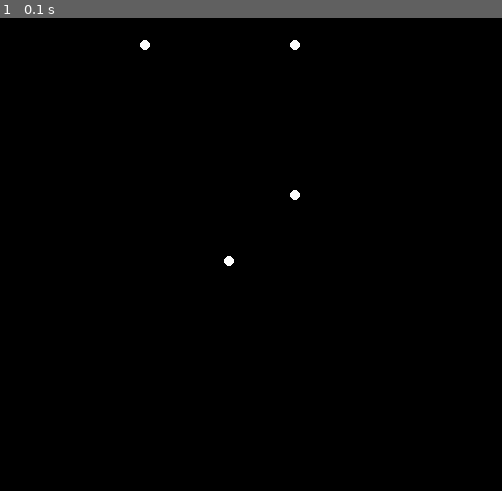
Above: before the commit, frame 1.
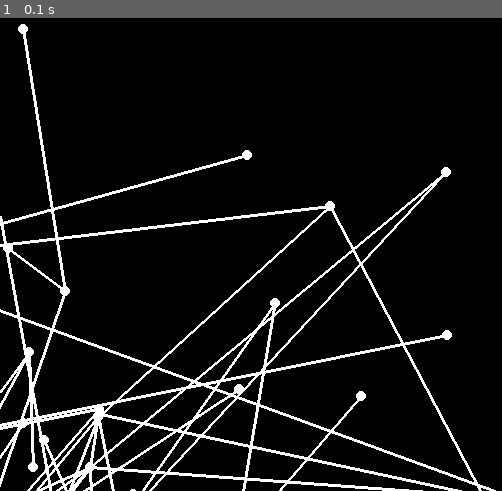
Above: after the commit, the same moment.

Repository: leonard-roepcke/2d-to-3d
Game: pygame game, started from main.py
Same seed, same stepped clock (60 frames per second), same inputs: the game is played once before the commit and once after it.
Inputs:
- Up to frame 1 (0.1 s): no input

The runs differ from the first frame. In frame 1, 7.3% of the frame differs, in the area x 0-99%, y 1-100%.

Commit message:
Vectors are now stored in 3D space and appear randomly.

Diff:
--- a/main.py
+++ b/main.py
@@ -1,5 +1,6 @@
 import vector
 from pygameApp import PygameApp
+import random
 
 class Main:
     def __init__(self):
@@ -12,8 +13,15 @@
 if __name__ == "__main__":
     main = Main()
     app = PygameApp(main)
-    app.add_point(vector.Vector3D(150, 150, 3).convert_to_2d())
-    app.add_point(vector.Vector3D(300, 150, 3).convert_to_2d())
-    app.add_point(vector.Vector3D(300, 300, 3).convert_to_2d())
-    app.add_point(vector.Vector3D(300, 300, 50).convert_to_2d())
+
+    points = []
+    for i in range(100):
+        points.append(vector.Vector3D(random.randint(0, 800),random.randint(0, 800),random.randint(0, 800)))
+        if i > 0:
+            points[-1].conect(random.choice(points[:-1]))
+
+
+
+
+    app.set_points(points)
     app.loop()
--- a/pygameApp.py
+++ b/pygameApp.py
@@ -21,11 +21,18 @@
             self.screen.fill((0, 0, 0))
 
             for point in self.points:
-                pygame.draw.circle(self.screen, (255, 255, 255), (int(point.x), int(point.y)), 5)
+                point_2D = point.convert_to_2d()
+                pygame.draw.circle(self.screen, (255, 255, 255), (int(point_2D.x), int(point_2D.y)), 5)
+                for line in point.conections:
+                    line_2D = line.convert_to_2d()
+                    pygame.draw.line(self.screen, (255, 255, 255), (int(point_2D.x),int(point_2D.y)),(int(line_2D.x),int(line_2D.y)), 3)
 
             self.main.loop()
             pygame.display.flip()
         pygame.quit()
 
+    def set_points(self, points):
+        self.points = points
+
     def add_point(self, point):
         self.points.append(point)
--- a/vector.py
+++ b/vector.py
@@ -2,12 +2,16 @@
     def __init__(self, x, y):
         self.x = x
         self.y = y
+        self.conections = []
 
     def get_length_qrt(self):
         return self.x ** 2 + self.y ** 2
 
     def get_length(self):
         return self.get_length_qrt() ** 0.5
+
+    def conect(self, vector:"Vector2D"):
+        self.conections.append(vector)
 
 class Vector3D:
     len_diagonal = 2 ** 0.5
@@ -16,6 +20,7 @@
         self.x = x
         self.y = y
         self.z = z
+        self.conections = []
 
     def get_length_qrt(self):
         return self.x ** 2 + self.y ** 2 + self.z ** 2
@@ -25,3 +30,6 @@
 
     def convert_to_2d(self):
         return Vector2D(self.x + Vector3D.z_vector.x * self.z, self.y + Vector3D.z_vector.y * self.z)
+
+    def conect(self, vector:"Vector3D"):
+        self.conections.append(vector)
